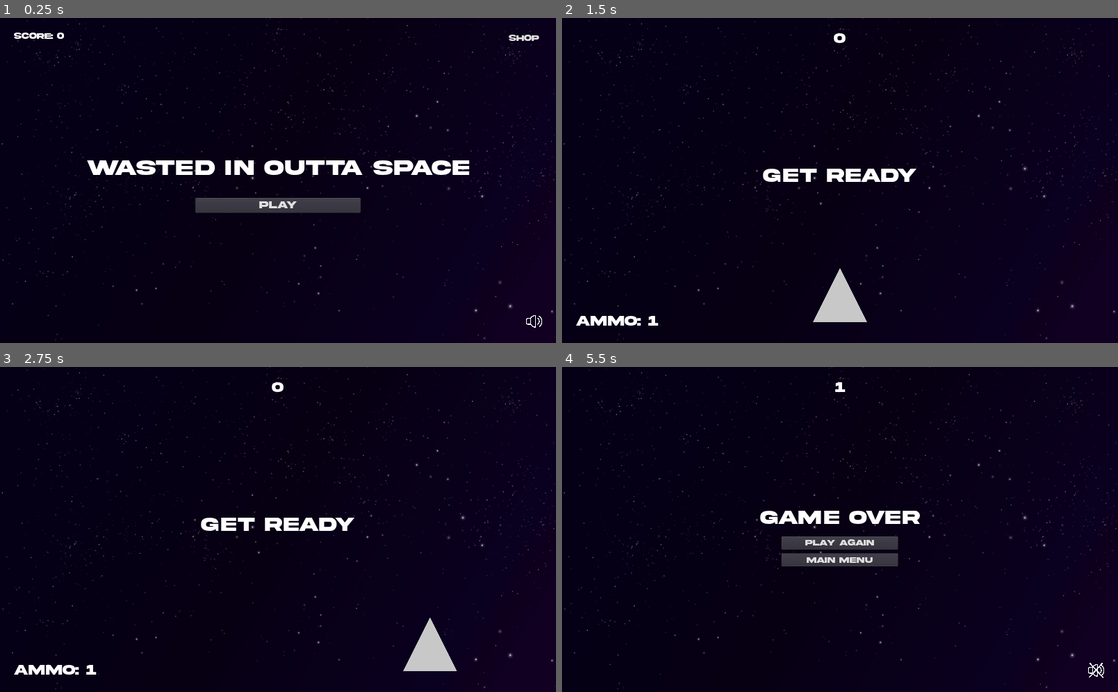
Above: before the commit, frames 1-4 (two rows, left to right).
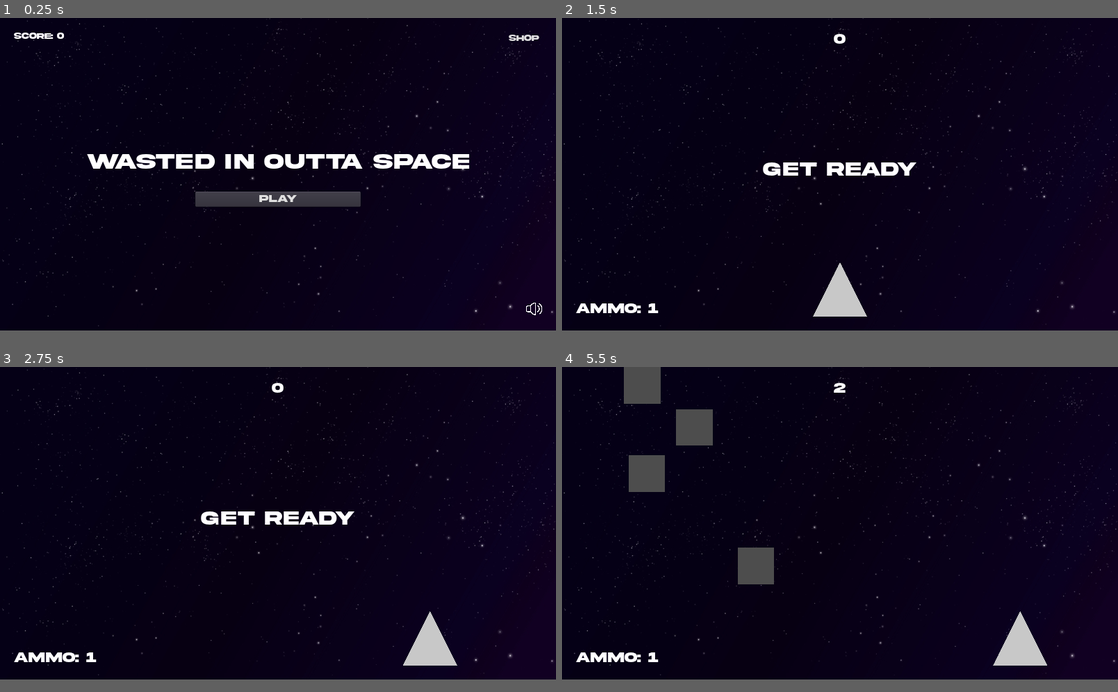
Above: after the commit, the same moments.

Repository: gabelstapler6/WIOS
Game: Godot game, scene res://Scenes/Main.tscn
Two runs of this game, one before a commit and one after it. Both use one fixed random seed, a clock stepped at 60 frames per second and the inputs below.
Inputs (mouse positions are in pixels of both pictures, inside the frame that each line leads up to):
- Up to frame 1 (0.25 s): no input
- Up to frame 2 (1.5 s): click (1095, 320) at 0.5 s; click "play" at 1.25 s
- Up to frame 3 (2.75 s): tap Enter at 2 s; hold Right (ui_right) from 2.03 s (still down)
- Up to frame 4 (5.5 s): release Right (ui_right) at 2.78 s; hold Down (ui_down) 2.78-3.53 s; hold Right (ui_right) 3.53-4.28 s; hold Up (ui_up) 4.28-5.03 s; hold Left (ui_left) from 5.03 s (still down)
In our replay, the window is 800x468 before the commit and 800x450 after it. These sizes can differ from the game's own. Grey fills any space a smaller window leaves; there, only what the larger window draws over its background counts as a difference.

The runs differ from the first frame. In frame 1, 3.9% of the frame differs, in the area x 0-100%, y 22-100%; in frame 2, 2.0%; in frame 3, 2.0%; in frame 4, 6.8%, in the area x 0-100%, y 0-100%.

Commit message:
shop angefangen

Diff:
--- a/Scenes/Main.tscn
+++ b/Scenes/Main.tscn
@@ -15,7 +15,7 @@
 
 [sub_resource type="Curve2D" id=1]
 _data = {
-"points": PoolVector2Array( 0, 0, 0, 0, 0, 0, 0, 0, 0, 0, 1024, 0 )
+"points": PoolVector2Array( 0, 0, 0, 0, -36.3195, 1.46259, 0, 0, 0, 0, 1022.2, 1.34554 )
 }
 
 [node name="Main" type="Node"]
@@ -24,8 +24,8 @@
 Bullet = ExtResource( 5 )
 
 [node name="TextureRect" type="TextureRect" parent="."]
-margin_right = 40.0
-margin_bottom = 40.0
+anchor_right = 1.0
+anchor_bottom = 1.0
 texture = ExtResource( 7 )
 __meta__ = {
 "_edit_use_anchors_": false
@@ -44,12 +44,14 @@
 one_shot = true
 
 [node name="StartPosition" type="Position2D" parent="."]
-position = Vector2( 512, 512 )
+position = Vector2( 512, 500 )
 
 [node name="MobPath" type="Path2D" parent="."]
 curve = SubResource( 1 )
 
 [node name="MobSpawnLocation" type="PathFollow2D" parent="MobPath"]
+position = Vector2( -36.3195, 1.46259 )
+rotation = -0.000110546
 
 [node name="Canvas" type="CanvasLayer" parent="."]
 script = ExtResource( 10 )
@@ -60,6 +62,8 @@
 [node name="GUI" parent="Canvas" instance=ExtResource( 4 )]
 
 [node name="PlayerScoreBalance" parent="Canvas" instance=ExtResource( 11 )]
+margin_right = -1171.0
+margin_bottom = -677.0
 
 [node name="Shop" parent="Canvas" instance=ExtResource( 9 )]
 visible = false
@@ -75,6 +79,7 @@
 [connection signal="timeout" from="StartTimer" to="." method="_on_StartTimer_timeout"]
 [connection signal="main_menu" from="Canvas/GUI" to="." method="_on_GUI_main_menu"]
 [connection signal="play_again" from="Canvas/GUI" to="." method="_on_MainMenu_start_game"]
+[connection signal="buy_vertical_movement" from="Canvas/Shop" to="Player" method="_on_Shop_buy_vertical_movement"]
 [connection signal="go_back" from="Canvas/Shop" to="Canvas" method="_on_Shop_go_back"]
 [connection signal="open_shop" from="Canvas/MainMenu" to="Canvas" method="_on_MainMenu_open_shop"]
 [connection signal="sound_off" from="Canvas/MainMenu" to="." method="_on_MainMenu_sound_off"]
--- a/Scenes/MainMenu.tscn
+++ b/Scenes/MainMenu.tscn
@@ -43,12 +43,12 @@
 [node name="VBoxContainer" type="VBoxContainer" parent="."]
 margin_left = 25.0
 margin_top = 25.0
-margin_right = 999.0
-margin_bottom = 575.0
+margin_right = 1255.0
+margin_bottom = 695.0
 
 [node name="shopButton" type="Button" parent="VBoxContainer"]
-margin_left = 903.0
-margin_right = 974.0
+margin_left = 1159.0
+margin_right = 1230.0
 margin_bottom = 24.0
 size_flags_horizontal = 8
 custom_fonts/font = SubResource( 2 )
@@ -60,15 +60,15 @@
 
 [node name="CenterContainer" type="CenterContainer" parent="VBoxContainer"]
 margin_top = 28.0
-margin_right = 974.0
-margin_bottom = 521.0
+margin_right = 1230.0
+margin_bottom = 641.0
 size_flags_vertical = 3
 
 [node name="VBoxTitleScreen" type="VBoxContainer" parent="VBoxContainer/CenterContainer"]
-margin_left = 129.0
-margin_top = 194.0
-margin_right = 845.0
-margin_bottom = 298.0
+margin_left = 257.0
+margin_top = 254.0
+margin_right = 973.0
+margin_bottom = 358.0
 custom_constants/separation = 33
 
 [node name="GameTitle" type="Label" parent="VBoxContainer/CenterContainer/VBoxTitleScreen"]
@@ -95,9 +95,9 @@
 }
 
 [node name="HBoxContainer" type="HBoxContainer" parent="VBoxContainer"]
-margin_top = 525.0
-margin_right = 974.0
-margin_bottom = 550.0
+margin_top = 645.0
+margin_right = 1230.0
+margin_bottom = 670.0
 custom_constants/separation = 50
 __meta__ = {
 "_edit_use_anchors_": false
--- a/Scenes/Player.tscn
+++ b/Scenes/Player.tscn
@@ -1,8 +1,8 @@
-[gd_scene load_steps=5 format=2]
+[gd_scene load_steps=6 format=2]
 
 [ext_resource path="res://Assets/img/triangle.png" type="Texture" id=1]
 [ext_resource path="res://Scenes/script/Player.gd" type="Script" id=2]
-
+[ext_resource path="res://Scenes/PlayerInventory.tscn" type="PackedScene" id=3]
 
 [sub_resource type="SpriteFrames" id=1]
 animations = [ {
@@ -29,4 +29,6 @@
 
 [node name="CollisionShape2D" type="CollisionShape2D" parent="."]
 shape = SubResource( 2 )
+
+[node name="PlayerInventory" parent="." instance=ExtResource( 3 )]
 [connection signal="body_entered" from="." to="." method="_on_Player_body_entered"]
--- /dev/null
+++ b/Scenes/PlayerInventory.tscn
@@ -0,0 +1,10 @@
+[gd_scene load_steps=3 format=2]
+
+[ext_resource path="res://Scenes/script/PlayerInventory.gd" type="Script" id=1]
+[ext_resource path="res://Scenes/script/Items.gd" type="Script" id=2]
+
+[node name="PlayerInventory" type="Node"]
+script = ExtResource( 1 )
+
+[node name="Items" type="Node" parent="."]
+script = ExtResource( 2 )
--- a/Scenes/Shop.tscn
+++ b/Scenes/Shop.tscn
@@ -50,13 +50,13 @@
 margin_left = 25.0
 margin_top = 25.0
 margin_right = 999.0
-margin_bottom = 575.0
+margin_bottom = 551.0
 custom_constants/separation = 12
 
 [node name="ScoreLabel" type="Label" parent="VBox"]
 margin_bottom = 18.0
 size_flags_horizontal = 2
-custom_fonts/font = SubResource( 2 )
+custom_fonts/font = SubResource( 12 )
 
 [node name="BackButton" type="Button" parent="VBox"]
 margin_top = 30.0
@@ -69,7 +69,7 @@
 [node name="ShopVBox" type="VBoxContainer" parent="VBox"]
 margin_top = 66.0
 margin_right = 974.0
-margin_bottom = 308.0
+margin_bottom = 344.0
 custom_constants/separation = 52
 
 [node name="ShopCenter" type="CenterContainer" parent="VBox/ShopVBox"]
@@ -87,16 +87,16 @@
 [node name="ItemsCenter" type="CenterContainer" parent="VBox/ShopVBox"]
 margin_top = 86.0
 margin_right = 974.0
-margin_bottom = 242.0
+margin_bottom = 278.0
 
 [node name="ItemsVBox" type="VBoxContainer" parent="VBox/ShopVBox/ItemsCenter"]
 margin_left = 52.0
 margin_right = 921.0
-margin_bottom = 156.0
+margin_bottom = 192.0
 
 [node name="Items" type="GridContainer" parent="VBox/ShopVBox/ItemsCenter/ItemsVBox"]
 margin_right = 869.0
-margin_bottom = 156.0
+margin_bottom = 192.0
 custom_constants/vseparation = 12
 custom_constants/hseparation = 56
 columns = 4
@@ -152,7 +152,7 @@
 margin_right = 604.0
 margin_bottom = 56.0
 custom_fonts/font = SubResource( 8 )
-text = "500"
+text = "242"
 align = 1
 __meta__ = {
 "_edit_use_anchors_": false
@@ -273,4 +273,46 @@
 __meta__ = {
 "_edit_use_anchors_": false
 }
+
+[node name="VerticalMovement" type="Label" parent="VBox/ShopVBox/ItemsCenter/ItemsVBox/Items"]
+margin_top = 171.0
+margin_right = 468.0
+margin_bottom = 189.0
+custom_fonts/font = SubResource( 8 )
+text = "enable vertical movement"
+__meta__ = {
+"_edit_use_anchors_": false
+}
+
+[node name="VerticalMovementPrice" type="Label" parent="VBox/ShopVBox/ItemsCenter/ItemsVBox/Items"]
+margin_left = 524.0
+margin_top = 171.0
+margin_right = 604.0
+margin_bottom = 189.0
+custom_fonts/font = SubResource( 8 )
+text = "420"
+align = 1
+
+[node name="VerticalMovementStock" type="Label" parent="VBox/ShopVBox/ItemsCenter/ItemsVBox/Items"]
+margin_left = 660.0
+margin_top = 171.0
+margin_right = 756.0
+margin_bottom = 189.0
+custom_fonts/font = SubResource( 8 )
+text = "0"
+align = 1
+
+[node name="VerticalMovementButton" type="Button" parent="VBox/ShopVBox/ItemsCenter/ItemsVBox/Items"]
+margin_left = 812.0
+margin_top = 168.0
+margin_right = 869.0
+margin_bottom = 192.0
+custom_fonts/font = SubResource( 8 )
+text = "buy"
+__meta__ = {
+"_edit_use_anchors_": false
+}
 [connection signal="pressed" from="VBox/BackButton" to="." method="_on_BackButton_pressed"]
+[connection signal="pressed" from="VBox/ShopVBox/ItemsCenter/ItemsVBox/Items/RageModeBuy" to="." method="_on_RageModeBuy_pressed"]
+[connection signal="pressed" from="VBox/ShopVBox/ItemsCenter/ItemsVBox/Items/AmmoIncButton" to="." method="_on_AmmoIncButton_pressed"]
+[connection signal="pressed" from="VBox/ShopVBox/ItemsCenter/ItemsVBox/Items/VerticalMovementButton" to="." method="_on_VerticalMovementButton_pressed"]
--- a/Scenes/ShopItem.tscn
+++ /dev/null
@@ -1,68 +0,0 @@
-[gd_scene load_steps=2 format=2]
-
-[ext_resource path="res://Scenes/script/ShopItem.gd" type="Script" id=1]
-
-[node name="ShopItem" type="GridContainer"]
-margin_right = 338.0
-margin_bottom = 41.0
-custom_constants/vseparation = 7
-custom_constants/hseparation = 56
-columns = 4
-script = ExtResource( 1 )
-__meta__ = {
-"_edit_use_anchors_": false
-}
-
-[node name="Filler" type="Label" parent="."]
-margin_right = 69.0
-margin_bottom = 14.0
-
-[node name="PriceLabel" type="Label" parent="."]
-margin_left = 125.0
-margin_right = 157.0
-margin_bottom = 14.0
-text = "Price"
-
-[node name="StockLabel" type="Label" parent="."]
-margin_left = 213.0
-margin_right = 247.0
-margin_bottom = 14.0
-text = "Stock"
-
-[node name="Filler2" type="Label" parent="."]
-margin_left = 303.0
-margin_right = 338.0
-margin_bottom = 14.0
-
-[node name="ItemName" type="Label" parent="."]
-margin_top = 24.0
-margin_right = 69.0
-margin_bottom = 38.0
-text = "ItemName"
-
-[node name="ItemPrice" type="Label" parent="."]
-margin_left = 125.0
-margin_top = 24.0
-margin_right = 157.0
-margin_bottom = 38.0
-text = "Price"
-align = 1
-__meta__ = {
-"_edit_use_anchors_": false
-}
-
-[node name="ItemStock" type="Label" parent="."]
-margin_left = 213.0
-margin_top = 24.0
-margin_right = 247.0
-margin_bottom = 38.0
-text = "Stock"
-align = 1
-
-[node name="BuyButton" type="Button" parent="."]
-margin_left = 303.0
-margin_top = 21.0
-margin_right = 338.0
-margin_bottom = 41.0
-size_flags_horizontal = 2
-text = "buy"
--- /dev/null
+++ b/Scenes/script/Items.gd
@@ -0,0 +1,15 @@
+extends Node
+
+export var rage_mode_price = 242
+export var ammo_increase_price = 1000
+export var vertical_movement_price = 420
+
+
+# Called when the node enters the scene tree for the first time.
+func _ready():
+	pass # Replace with function body.
+
+
+# Called every frame. 'delta' is the elapsed time since the previous frame.
+#func _process(delta):
+#	pass
--- a/Scenes/script/Player.gd
+++ b/Scenes/script/Player.gd
@@ -3,15 +3,16 @@
 signal hit
 signal shoot_bullet
 signal ammo_change
-
+signal vertical_movement_bought
+signal not_enough_cash_mf
 
 # export -> damit man in der godot gui speed anfassen kann Einheit pixel/sec
 export var speed = 400
 var screen_size
 
-var vertical_movement = true
+var vertical_movement = false
 var shooting = false
-var ammo = 3
+var ammo = 1
 var score = 0
 
 
@@ -46,11 +47,8 @@
 
 
 	if velocity.length() > 0:
-		# normalize damit bei gleichzeitigem drücken keine Speedboost entsteht
+		# normalize damit bei gleichzeitigem drücken kein Speedboost entsteht
 		velocity = velocity.normalized() * speed
-		$AnimatedSprite.play()
-	else:
-		$AnimatedSprite.stop()
 
 	# hier wird mit delta multipliziert damit bei fps drop der speed gleich bleibt
 	position += velocity * delta
@@ -70,3 +68,12 @@
 	emit_signal("hit")
 	# collision sicher entfernen
 	$CollisionShape2D.set_deferred("disabled", true)
+
+
+func _on_Shop_buy_vertical_movement():
+	if $PlayerInventory/Items.vertical_movement_price <= score:
+		score -= $PlayerInventory/Items.vertical_movement_price
+		vertical_movement = true
+		emit_signal("vertical_movement_bought")
+	else:
+		emit_signal("not_enough_cash_mf")
--- /dev/null
+++ b/Scenes/script/PlayerInventory.gd
@@ -0,0 +1,15 @@
+extends Node
+
+var vertical_movement = false
+var rage_mode_stock = 0
+var ammo_increase_stock = 0
+
+
+# Called when the node enters the scene tree for the first time.
+func _ready():
+	pass # Replace with function body.
+
+
+# Called every frame. 'delta' is the elapsed time since the previous frame.
+#func _process(delta):
+#	pass
--- a/Scenes/script/Shop.gd
+++ b/Scenes/script/Shop.gd
@@ -1,6 +1,9 @@
 extends MarginContainer
 
 signal go_back
+signal buy_rage_mode
+signal buy_ammo_increase
+signal buy_vertical_movement
 # Declare member variables here. Examples:
 # var a = 2
 # var b = "text"
@@ -19,3 +22,34 @@
 func _on_BackButton_pressed():
 	emit_signal("go_back")
 	hide()
+
+func get_price(itemName):
+	if itemName == "RageMode":
+		return int($VBox/ShopVBox/ItemsCenter/ItemsVBox/Items/RageModePrice.text)
+	if itemName == "VerticalMovement":
+		return int($VBox/ShopVBox/ItemsCenter/ItemsVBox/Items/VerticalMovementPrice.text)
+	if itemName == "AmmoIncrease":
+		return int($VBox/ShopVBox/ItemsCenter/ItemsVBox/Items/AmmoIncPrice.text)
+	else:
+		return str("check your spelling m8")
+
+
+func update_price(itemName, value):
+	if itemName == "RageMode":
+		$VBox/ShopVBox/ItemsCenter/ItemsVBox/Items/RageModePrice.text = str(value)
+	if itemName == "VerticalMovement":
+		$VBox/ShopVBox/ItemsCenter/ItemsVBox/Items/VerticalMovementPrice.text = str(value)
+	if itemName == "AmmoIncrease":
+		$VBox/ShopVBox/ItemsCenter/ItemsVBox/Items/AmmoIncPrice.text = str(value)
+	else:
+		return str("check your spelling m8")
+
+
+func _on_RageModeBuy_pressed():
+	emit_signal("buy_rage_mode")
+
+func _on_AmmoIncButton_pressed():
+	emit_signal("buy_ammo_increase")
+
+func _on_VerticalMovementButton_pressed():
+	emit_signal("buy_vertical_movement")
--- a/Scenes/script/ShopItem.gd
+++ /dev/null
@@ -1,16 +0,0 @@
-extends GridContainer
-
-export var item_name = "ItemName"
-export var item_price = 999
-export var item_stock = 0
-
-# Called when the node enters the scene tree for the first time.
-func _ready():
-	$ItemName.text = item_name
-	$ItemPrice.text = str(item_price)
-	$ItemStock.text = str(item_stock)
-
-
-# Called every frame. 'delta' is the elapsed time since the previous frame.
-#func _process(delta):
-#	pass
--- a/project.godot
+++ b/project.godot
@@ -26,6 +26,7 @@
 
 [display]
 
+window/size/height=576
 window/stretch/mode="2d"
 window/stretch/aspect="keep"
 
Not shown: 1 places in Scenes/Shop.tscn that only renumber resources
